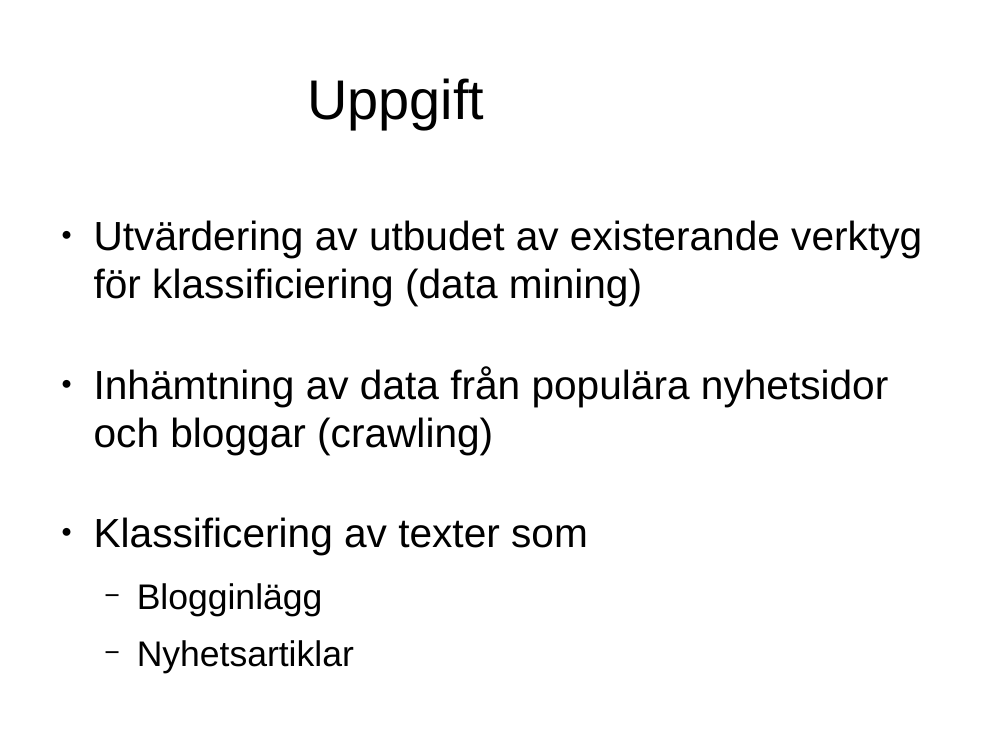
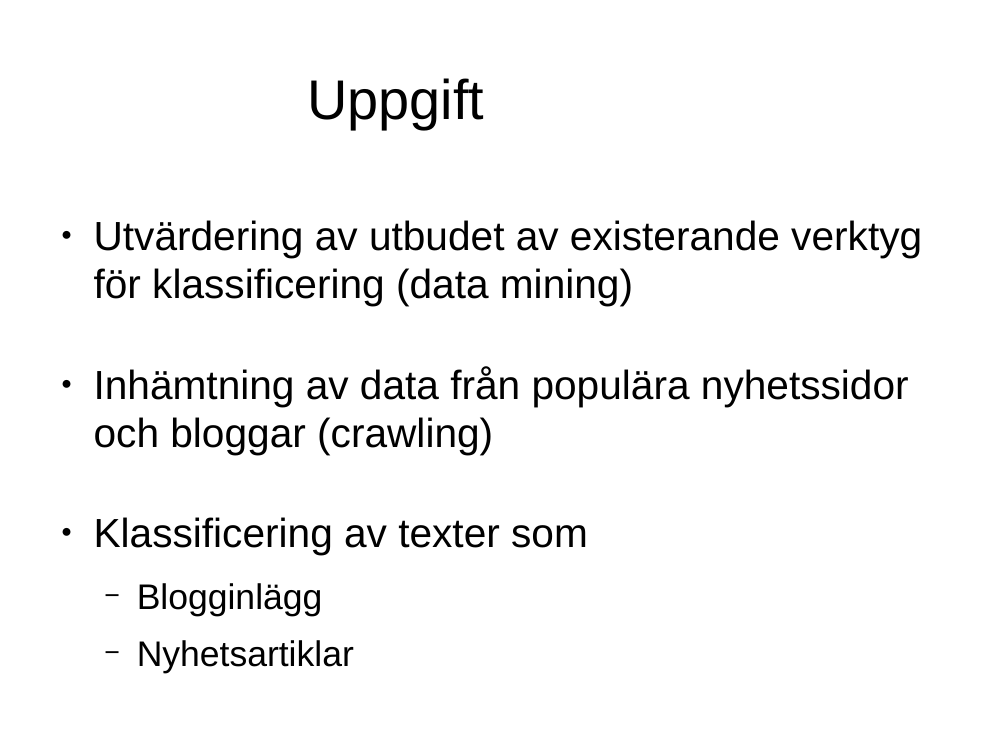
Before and after one commit to jensa/BloggEllerNyhet, a slide deck: slide 2 of report/presentation.odp. Drawn at 1008x756 pixels with LibreOffice and Linux fonts; fonts in the diff are those of the drawing; background and template pictures are left out. Boxes give left, top, right and bottom in pixels: in the first picture for what was removed or moved away, otherwise in the second. Text is boxed around its words. In the diff, an @@ line names an element or a change of style, - is before the commit and + after.

```diff
--- a/report/presentation.odp
+++ b/report/presentation.odp
@@ text at <box>94,220,922,455</box>: text changed @@
-● Utvärdering av utbudet av existerande verktyg för klassificiering (data mining)
-● Inhämtning av data från populära nyhetsidor och bloggar (crawling)
+● Utvärdering av utbudet av existerande verktyg för klassificering (data mining)
+● Inhämtning av data från populära nyhetssidor och bloggar (crawling)
```
Also in this commit, not shown: 2 other slides changed, 3 slides added, 3 slides removed.
